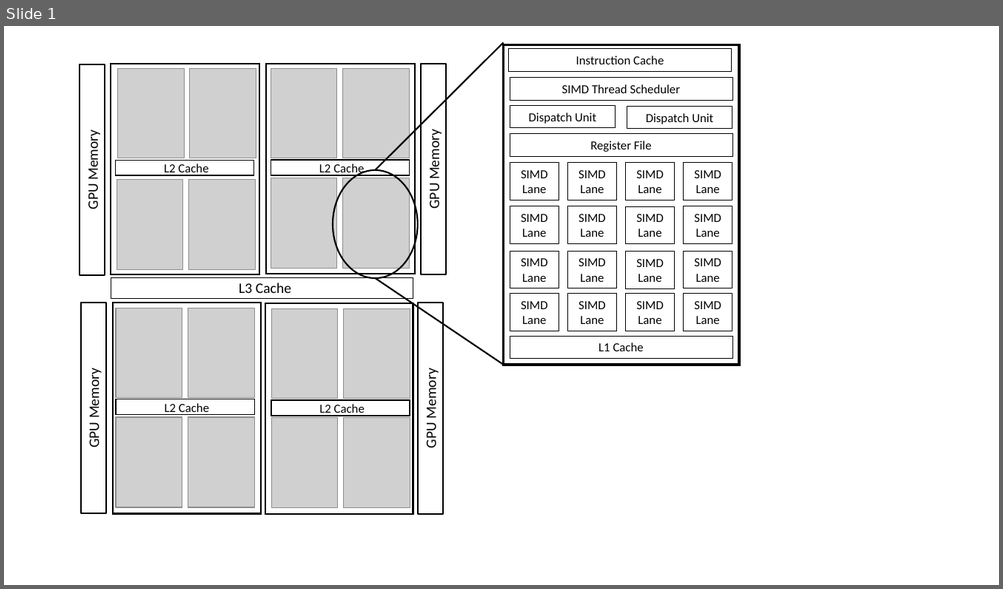
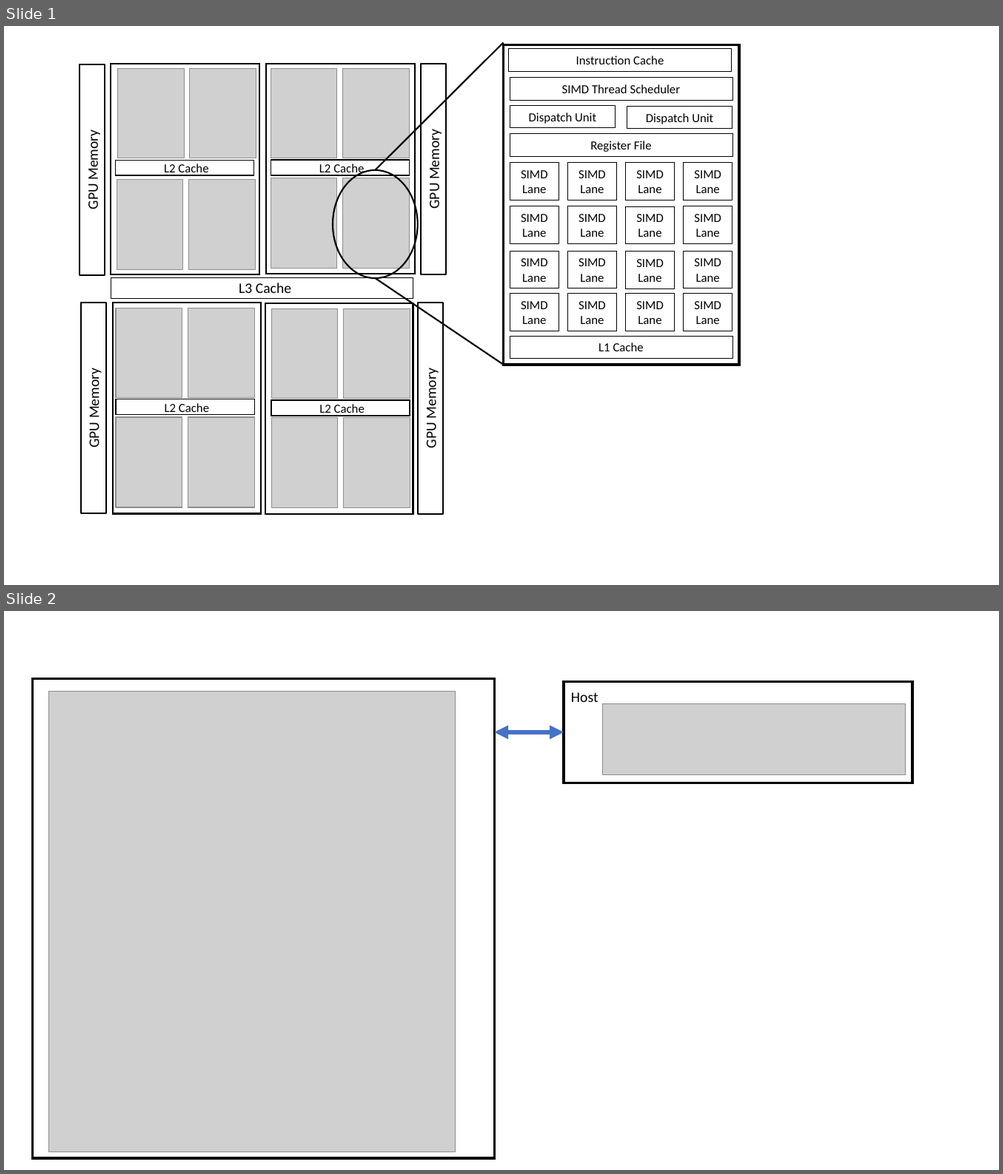
Before and after one commit to tomdeakin/programming-gpu-openmp-book, a slide deck: Source/chapters/01.HeteroComp/figures/GPU.pptx. Shown one above the other, each under a label of ours: slide 1 before the commit, slides 1 and 2 after it. The pictures are 1003x589 and 1003x1174 pixels, drawn with LibreOffice and Linux fonts; fonts in the diff are those of the drawing; grey boxes stand for pictures. Boxes give left, top, right and bottom in pixels: in the first picture for what was removed or moved away, otherwise in the second. Text is boxed around its words. In the diff, an @@ line names an element or a change of style, - is before the commit and + after.

```diff
--- a/Source/chapters/01.HeteroComp/figures/GPU.pptx
+++ b/Source/chapters/01.HeteroComp/figures/GPU.pptx
@@ slide 2 added at bbox=[4, 611, 999, 1170], background #FFFFFF @@
@@ rectangle added at bbox=[32, 678, 494, 1159], outline #000000 2.25 pt @@
@@ picture added at bbox=[48, 691, 455, 1152] @@
@@ rectangle added at bbox=[563, 682, 912, 783], outline #000000 2.25 pt @@
@@ text added at bbox=[571, 692, 598, 702], 14 pt, text #000000 @@
+Host
@@ picture added at bbox=[603, 704, 905, 775] @@
@@ double arrow added from (563, 732) to (494, 732), #4472C4 4.5 pt @@
```
Also in this commit, not shown: 1 other file.
